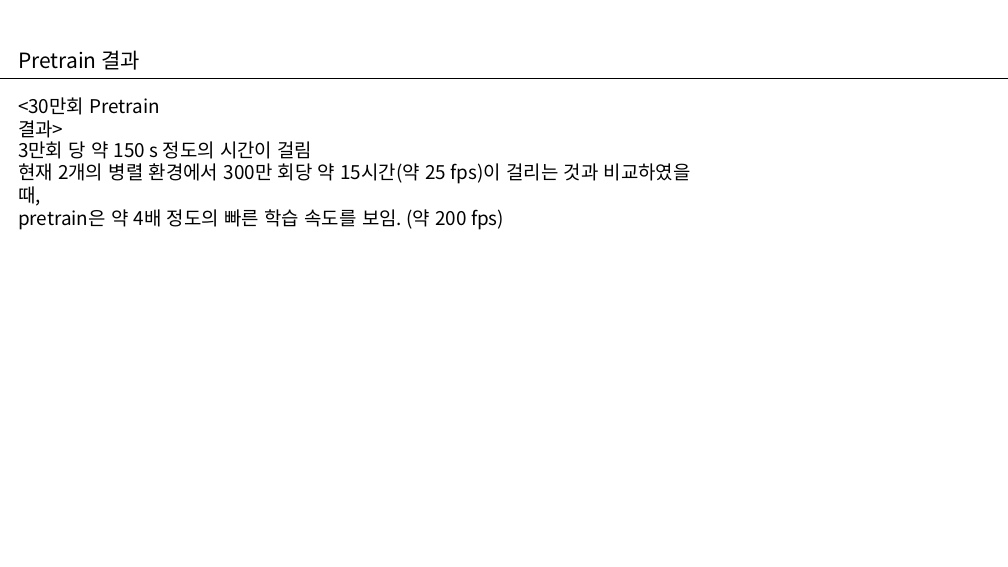
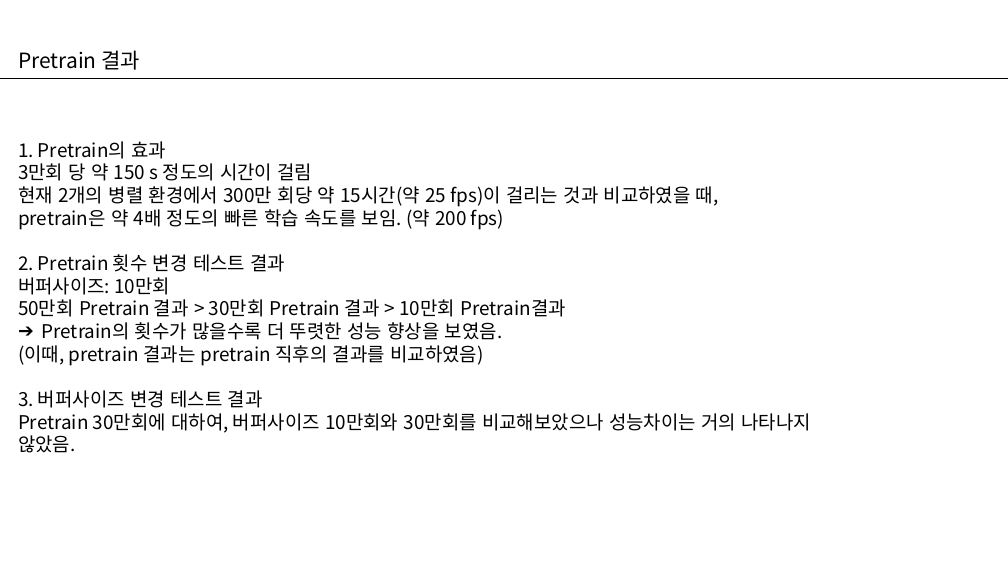
Before and after one commit to HAN2496/CarMakerResults, a slide deck: slide 2 of 1205Report/1205Report.pptx. Drawn at 1008x567 pixels with LibreOffice and Linux fonts; fonts in the diff are those of the drawing. Boxes give left, top, right and bottom in pixels: in the first picture for what was removed or moved away, otherwise in the second. Text is boxed around its words. In the diff, an @@ line names an element or a change of style, - is before the commit and + after.

```diff
--- a/1205Report/1205Report.pptx
+++ b/1205Report/1205Report.pptx
@@ text removed at [18, 97, 84, 115] @@
-<30만회 Pretrain결과>
@@ text at [18, 141, 166, 159]: paragraph added @@
+1. Pretrain의 효과
@@ text at [18, 254, 811, 453]: paragraphs added @@
+2. Pretrain 횟수 변경 테스트 결과
+버퍼사이즈: 10만회
+50만회 Pretrain 결과 > 30만회 Pretrain 결과 > 10만회 Pretrain결과
+➔ Pretrain의 횟수가 많을수록 더 뚜렷한 성능 향상을 보였음.
+(이때, pretrain 결과는 pretrain 직후의 결과를 비교하였음)
+3. 버퍼사이즈 변경 테스트 결과
+Pretrain 30만회에 대하여, 버퍼사이즈 10만회와 30만회를 비교해보았으나 성능차이는 거의 나타나지 않았음.
```
